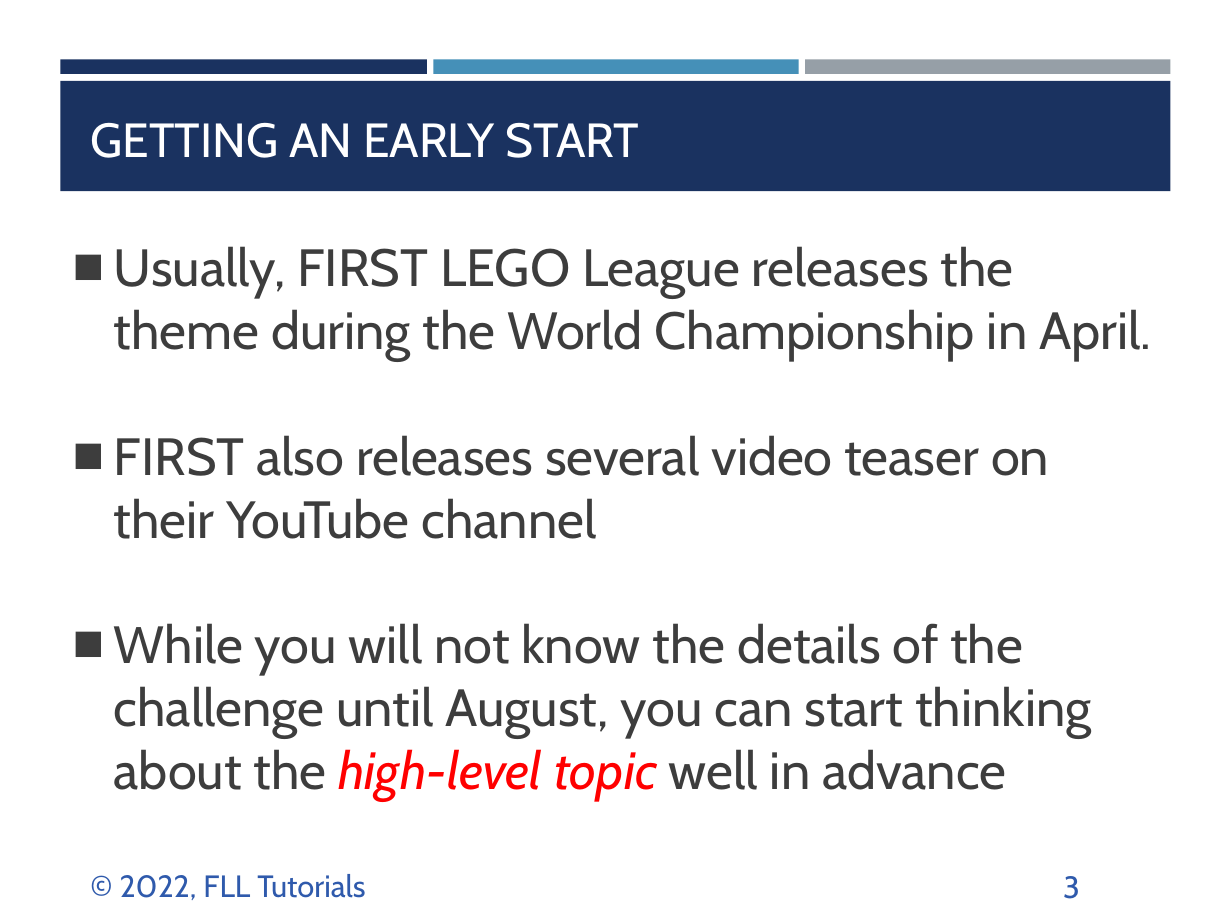
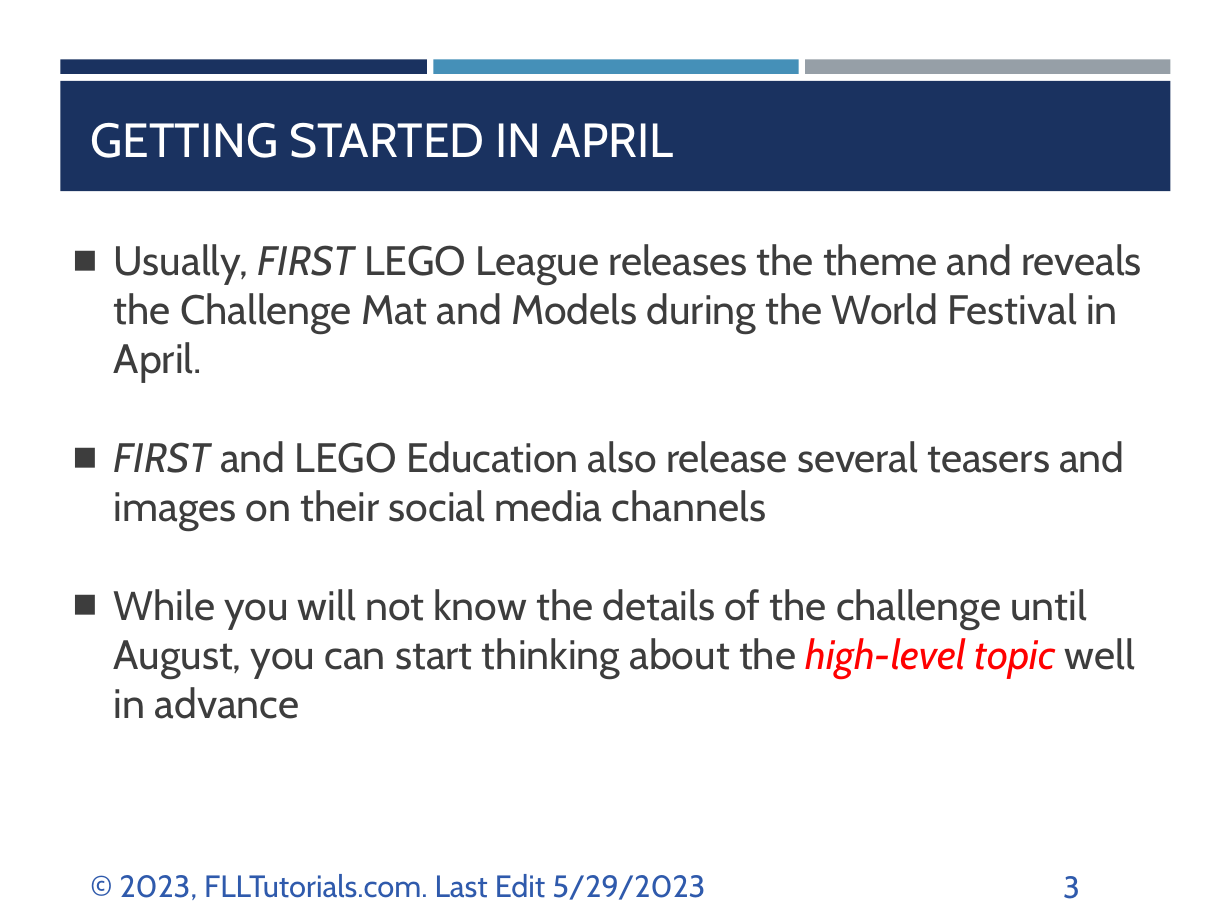
Before and after one commit to ev3lessons/FLL-Tutorials, a slide deck: slide 3 of translations/en-us/Project/Identify.pptx. Drawn at 1232x924 pixels with LibreOffice and Linux fonts; fonts in the diff are those of the drawing. Boxes give left, top, right and bottom in pixels: in the first picture for what was removed or moved away, otherwise in the second. Text is boxed around its words. In the diff, an @@ line names an element or a change of style, - is before the commit and + after.

```diff
--- a/translations/en-us/Project/Identify.pptx
+++ b/translations/en-us/Project/Identify.pptx
@@ title at [91, 123, 674, 158]: text changed @@
-GETTING AN EARLY START
+GETTING STARTED IN APRIL
@@ text at [114, 244, 1142, 531]: text changed; size 30.6 to 24 pt @@
-■ Usually, FIRST LEGO League releases the theme during the World Championship in April.
-■ FIRST also releases several video teaser on their YouTube channel
+■ Usually, FIRST LEGO League releases the theme and reveals the Challenge Mat and Models during the World Festival in April.
+■ FIRST and LEGO Education also release several teasers and images on their social media channels
@@ text at [114, 589, 1135, 719]: size 30.6 to 24 pt in "While you will not know the details ..." @@
@@ text at [120, 874, 705, 900]: text changed @@
-© 2022, FLL Tutorials
+© 2023, FLLTutorials.com. Last Edit 5/29/2023
```
Also in this commit, not shown: 8 other slides changed, 2 slides added, 1 slide removed, 33 other files.
